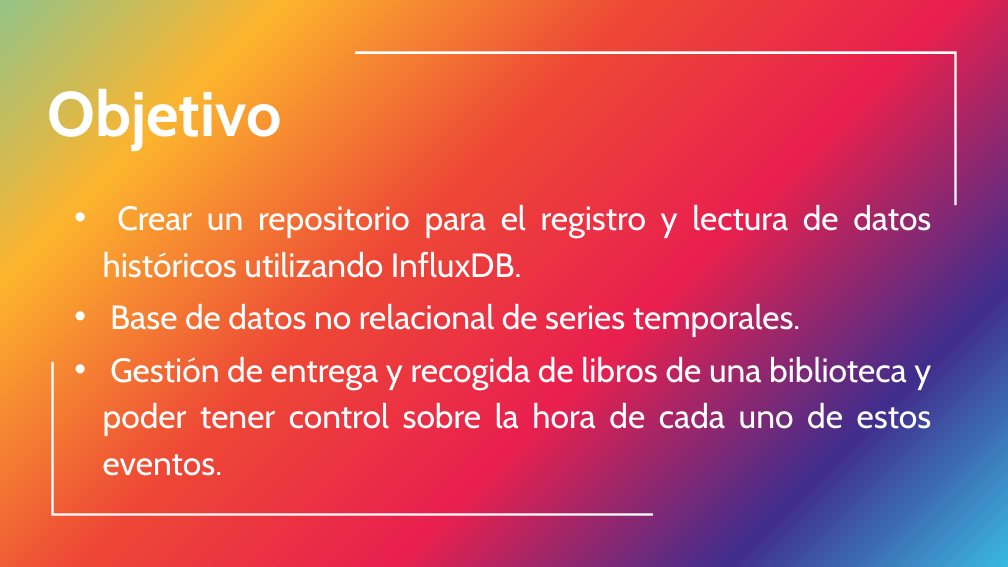
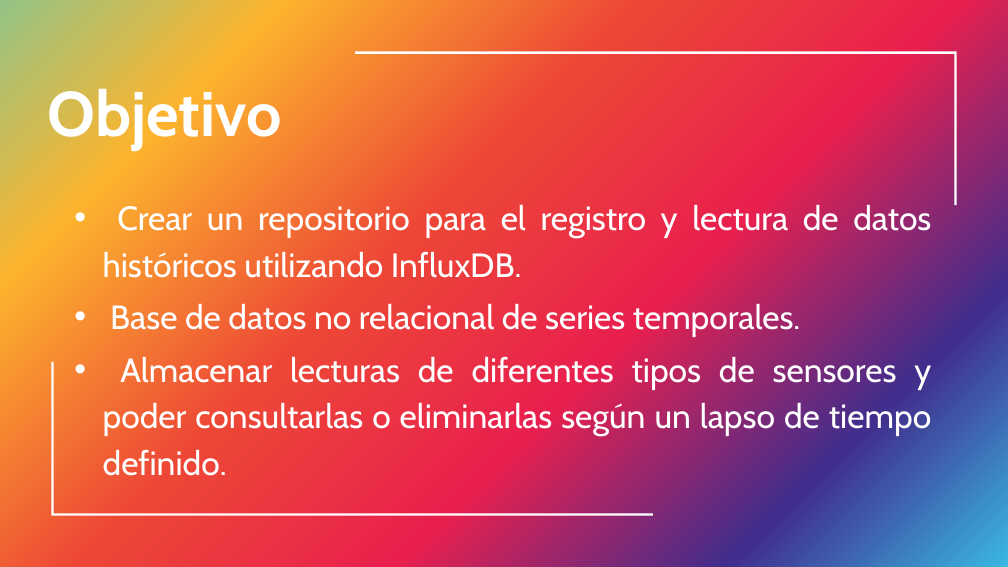
Before and after one commit to MajorasBoi/Melchor-Perez, a slide deck: slide 2 of InfluxDB-Repository/Corte Programación Avanzada.pptx. Drawn at 1008x567 pixels with LibreOffice and Linux fonts; fonts in the diff are those of the drawing. Boxes give left, top, right and bottom in pixels: in the first picture for what was removed or moved away, otherwise in the second. Text is boxed around its words. In the diff, an @@ line names an element or a change of style, - is before the commit and + after.

```diff
--- a/InfluxDB-Repository/Corte Programación Avanzada.pptx
+++ b/InfluxDB-Repository/Corte Programación Avanzada.pptx
@@ subtitle at [103, 356, 931, 476]: text changed @@
-• Gestión de entrega y recogida de libros de una biblioteca y poder tener control sobre la hora de cada uno de estos eventos.
+• Almacenar lecturas de diferentes tipos de sensores y poder consultarlas o eliminarlas según un lapso de tiempo definido.
```
Also in this commit, not shown: 1 other slide changed, 4 slides added, 2 slides removed, 4 other files.
